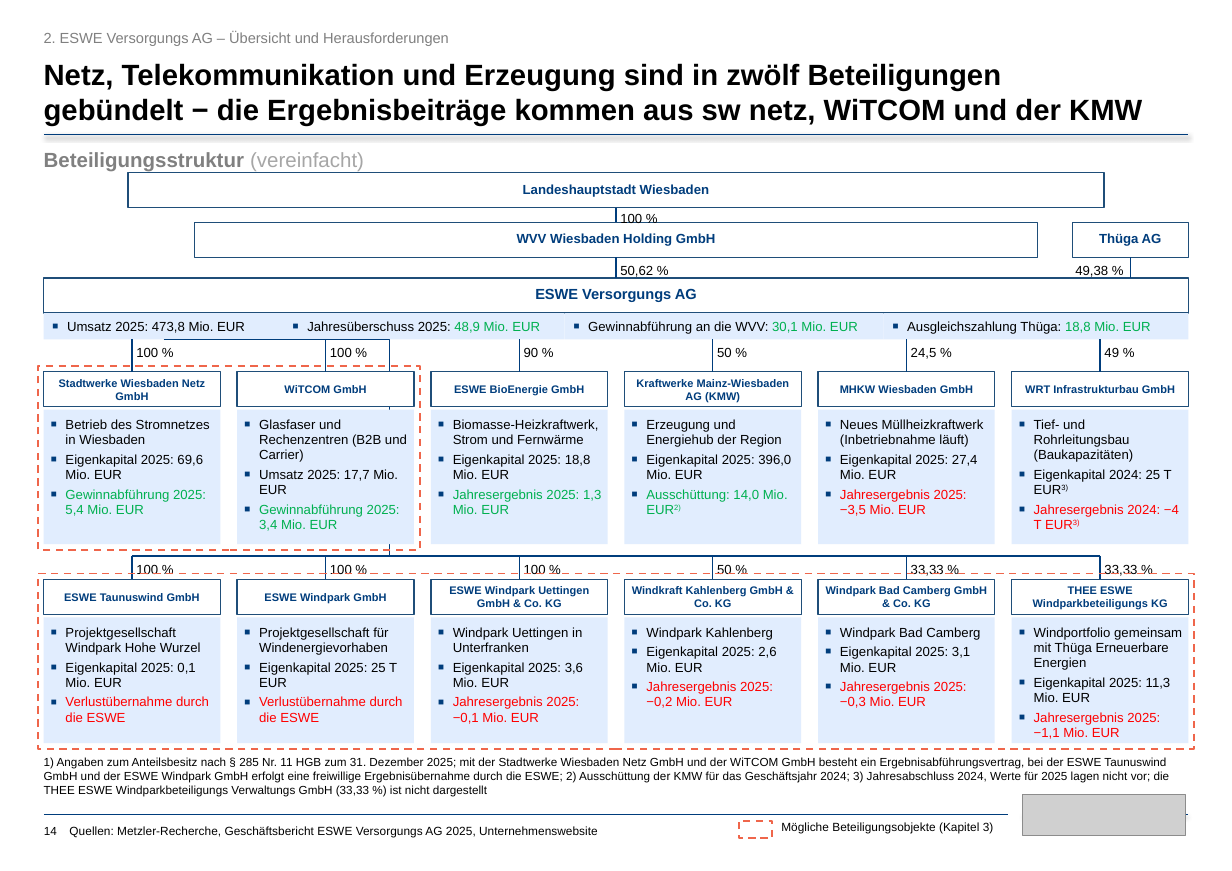
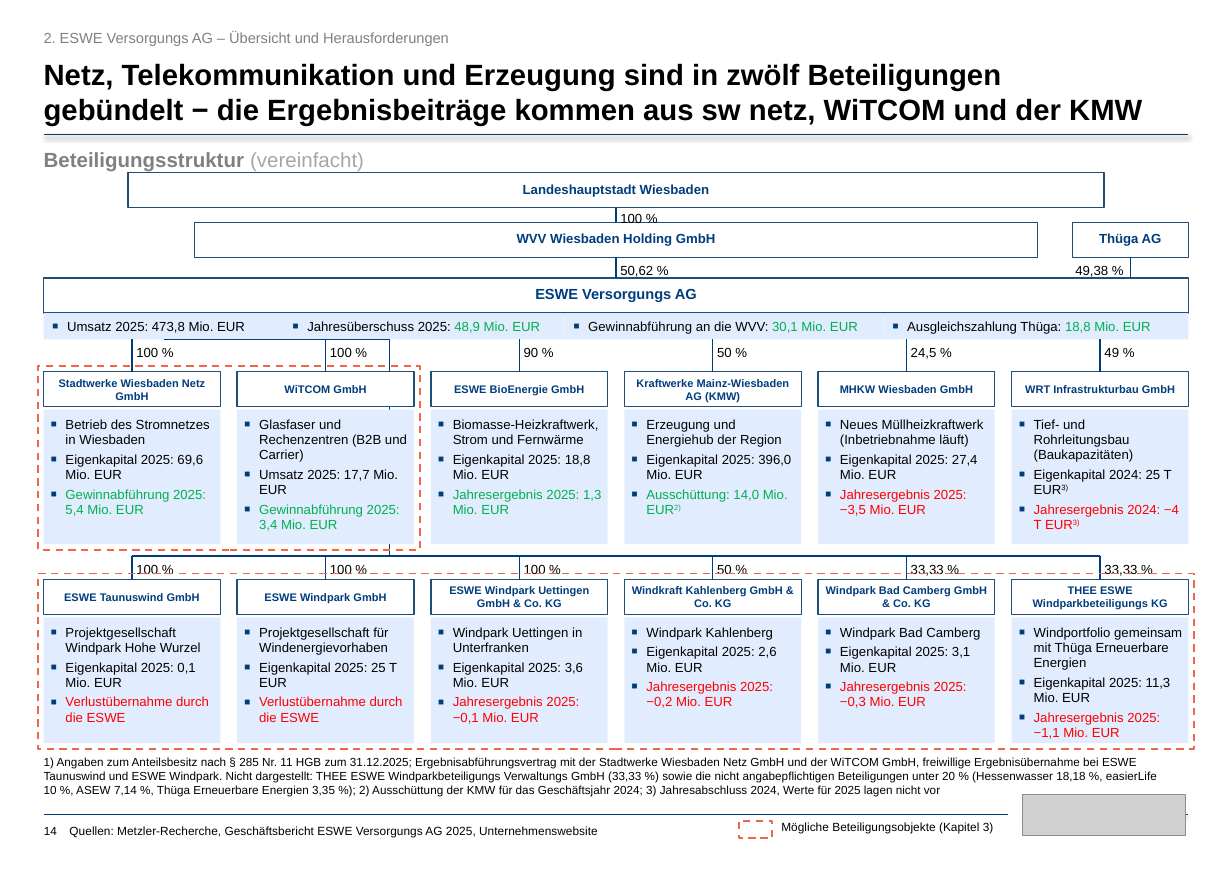
Before and after one commit to niggopf-hub/ESWE, a slide deck: slide 14 of 20260828_Metzler_ESWE Versorgungs AG_vF.pptx. Drawn at 1232x871 pixels with LibreOffice and Linux fonts; fonts in the diff are those of the drawing; grey boxes stand for pictures. Boxes give left, top, right and bottom in pixels: in the first picture for what was removed or moved away, otherwise in the second. Text is boxed around its words. In the diff, an @@ line names an element or a change of style, - is before the commit and + after.

```diff
--- a/20260828_Metzler_ESWE Versorgungs AG_vF.pptx
+++ b/20260828_Metzler_ESWE Versorgungs AG_vF.pptx
@@ text at bbox=[44, 757, 1157, 797]: text changed @@
-1) Angaben zum Anteilsbesitz nach § 285 Nr. 11 HGB zum 31. Dezember 2025; mit der Stadtwerke Wiesbaden Netz GmbH und der WiTCOM GmbH besteht ein Ergebnisabführungsvertrag, bei der ESWE Taunuswind
-GmbH und der ESWE Windpark GmbH erfolgt eine freiwillige Ergebnisübernahme durch die ESWE; 2) Ausschüttung der KMW für das Geschäftsjahr 2024; 3) Jahresabschluss 2024, Werte für 2025 lagen nicht vor; die
-THEE ESWE Windparkbeteiligungs Verwaltungs GmbH (33,33 %) ist nicht dargestellt
+1) Angaben zum Anteilsbesitz nach § 285 Nr. 11 HGB zum 31.12.2025; Ergebnisabführungsvertrag mit der Stadtwerke Wiesbaden Netz GmbH und der WiTCOM GmbH, freiwillige Ergebnisübernahme bei ESWE
+Taunuswind und ESWE Windpark. Nicht dargestellt: THEE ESWE Windparkbeteiligungs Verwaltungs GmbH (33,33 %) sowie die nicht angabepflichtigen Beteiligungen unter 20 % (Hessenwasser 18,18 %, easierLife
+10 %, ASEW 7,14 %, Thüga Erneuerbare Energien 3,35 %); 2) Ausschüttung der KMW für das Geschäftsjahr 2024; 3) Jahresabschluss 2024, Werte für 2025 lagen nicht vor
```
Also in this commit, not shown: 2 other files.
